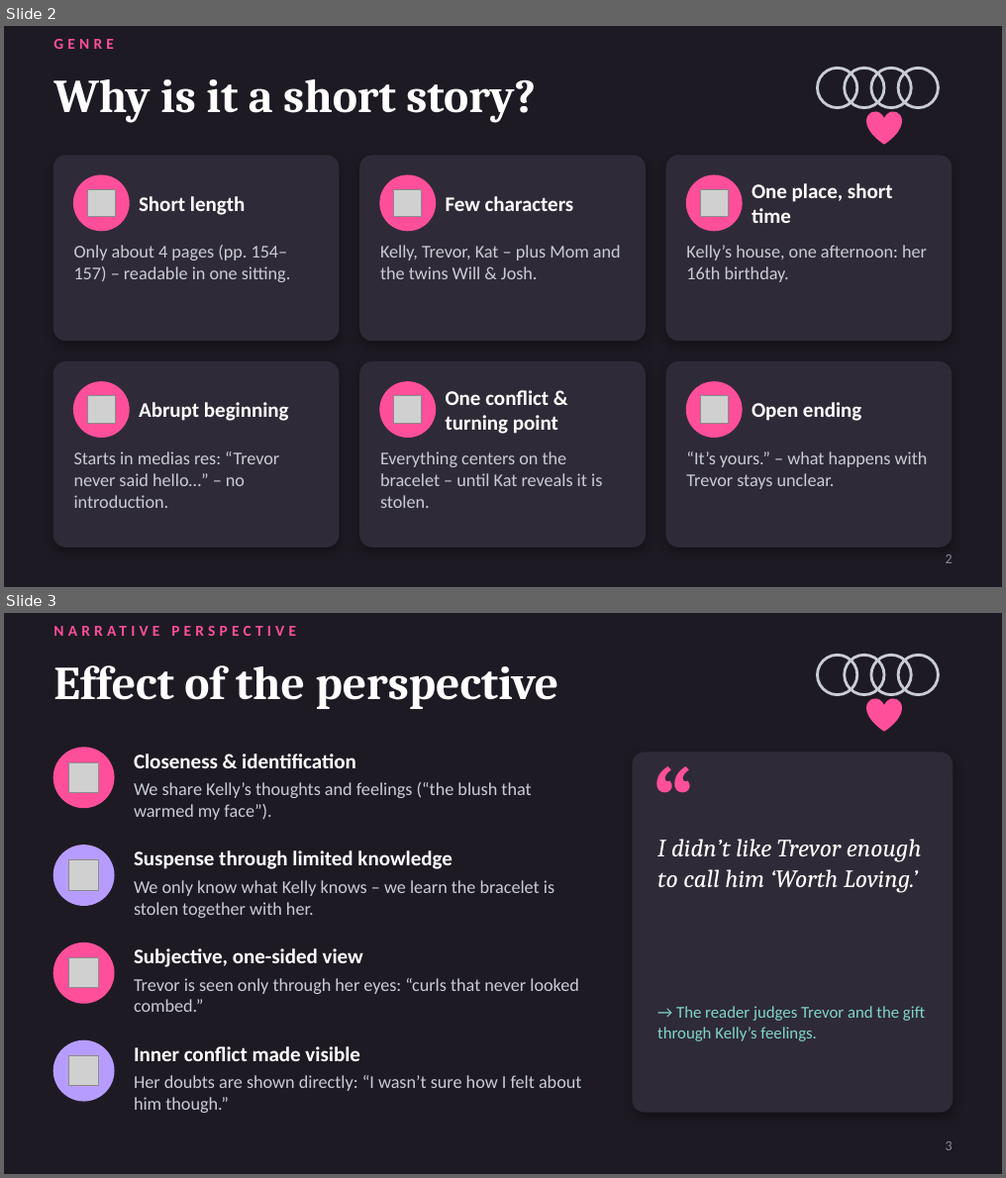
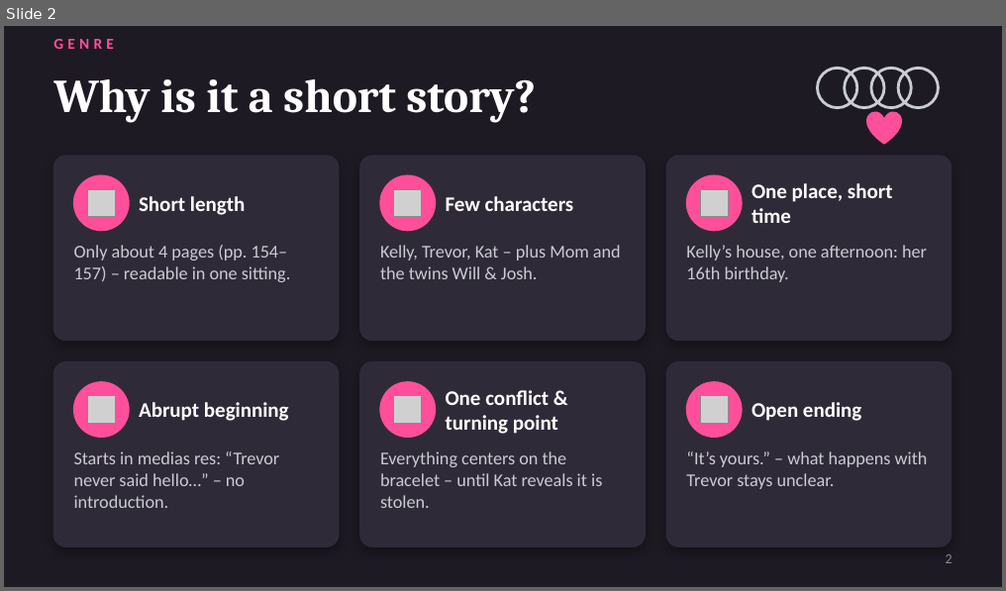
Before and after one commit to timilimi07-crypto/timi, a slide deck: bracelet/The_Bracelet.pptx. Shown one above the other, each under a label of ours: slides 2 and 3 before the commit, slide 2 after it. The pictures are 1006x1178 and 1006x591 pixels, drawn with LibreOffice and Linux fonts; fonts in the diff are those of the drawing; grey boxes stand for pictures. Boxes give left, top, right and bottom in pixels: in the first picture for what was removed or moved away, otherwise in the second. Text is boxed around its words. In the diff, an @@ line names an element or a change of style, - is before the commit and + after.

```diff
--- a/bracelet/The_Bracelet.pptx
+++ b/bracelet/The_Bracelet.pptx
@@ slide 3 removed at [4,613,1002,1174], background #1E1A24 @@
@@ text removed at [54,621,652,651] @@
-NARRATIVE PERSPECTIVE
@@ title removed at [54,665,559,709] @@
-Effect of the perspective
@@ ellipse removed at [818,655,857,695] @@
@@ ellipse removed at [845,655,884,695] @@
@@ ellipse removed at [871,655,911,695] @@
@@ ellipse removed at [898,655,938,695] @@
@@ heart removed at [867,699,901,731] @@
@@ ellipse removed at [54,748,114,808] @@
@@ text removed at [134,754,356,768] @@
-Closeness & identification
@@ rounded rectangle removed at [633,753,952,1112] @@
@@ text removed at [652,748,752,848] @@
-“
@@ picture removed at [69,762,99,792] @@
@@ text removed at [134,782,531,820] @@
-We share Kelly’s thoughts and feelings (“the blush that warmed my face”).
@@ ellipse removed at [54,846,114,905] @@
@@ text removed at [657,839,922,893] @@
-I didn’t like Trevor enough to call him ‘Worth Loving.’
@@ picture removed at [69,861,99,890] @@
@@ text removed at [134,851,451,869] @@
-Suspense through limited knowledge
@@ text removed at [134,880,554,918] @@
-We only know what Kelly knows – we learn the bracelet is stolen together with her.
@@ ellipse removed at [54,944,114,1003] @@
@@ picture removed at [69,959,99,988] @@
@@ text removed at [134,949,363,967] @@
-Subjective, one-sided view
@@ text removed at [134,978,579,1012] @@
-Trevor is seen only through her eyes: “curls that never looked combed.”
@@ text removed at [657,1006,925,1042] @@
-→ The reader judges Trevor and the gift through Kelly’s feelings.
@@ ellipse removed at [54,1041,114,1101] @@
@@ picture removed at [69,1057,99,1086] @@
@@ text removed at [134,1047,360,1061] @@
-Inner conflict made visible
@@ text removed at [134,1075,581,1113] @@
-Her doubts are shown directly: “I wasn’t sure how I felt about him though.”
@@ page number removed at [945,1142,952,1151] @@
-3
```
Also in this commit, not shown: 2 slides added, 1 other slide removed.
